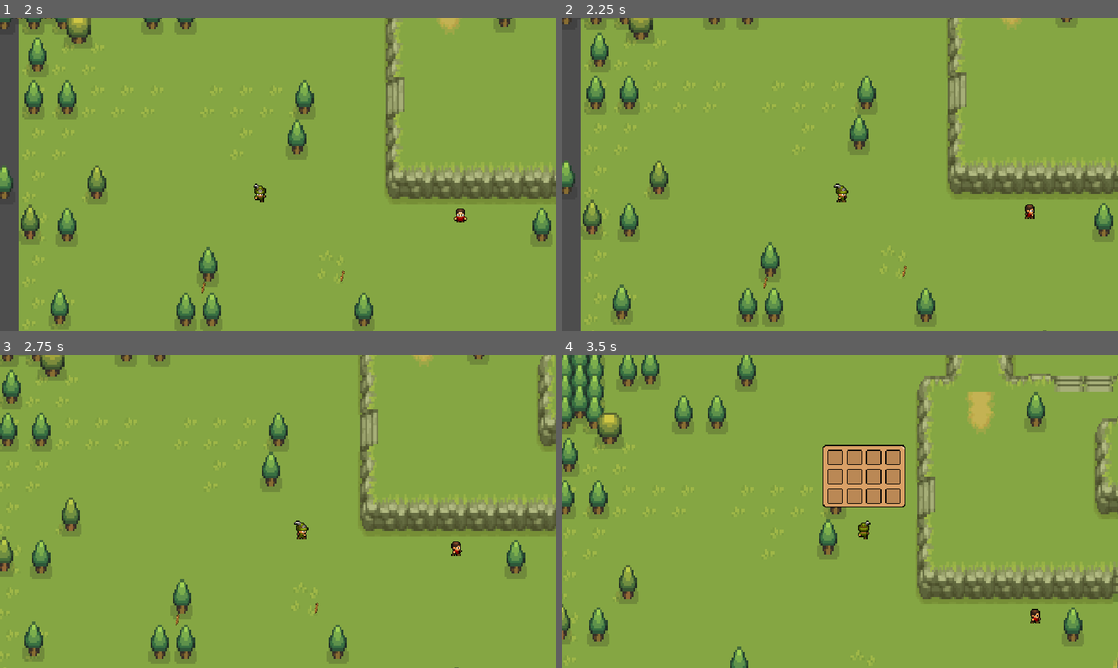
Above: before the commit, frames 1-4 (two rows, left to right).
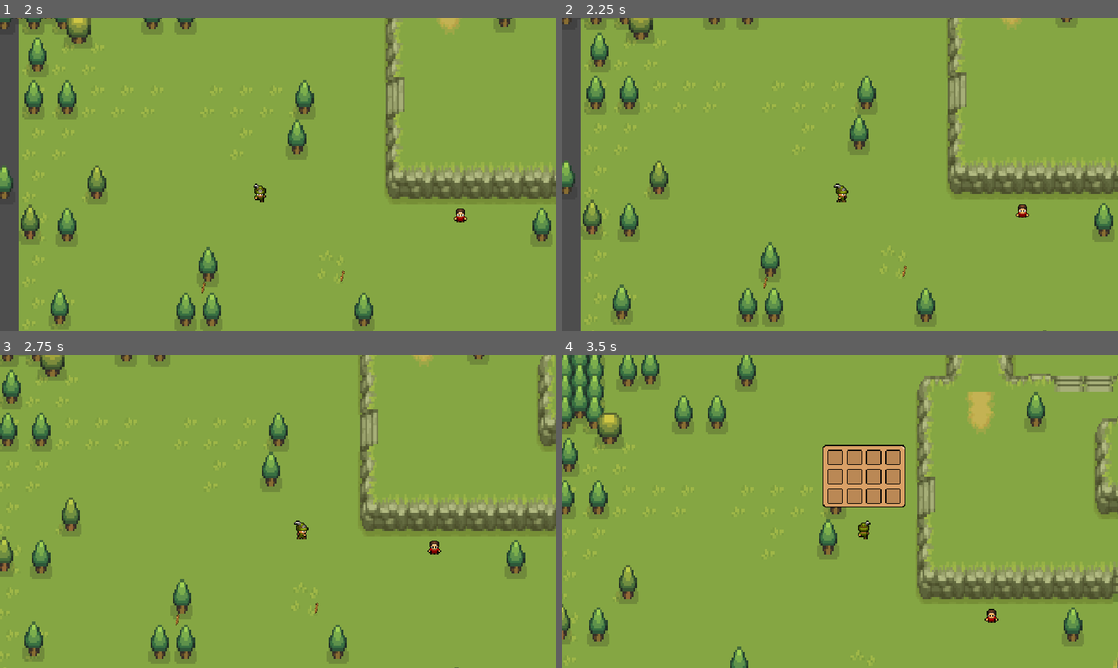
Above: after the commit, the same moments.

Repository: maryBauman/Survive
Game: Godot game, scene res://scenes/places/world.tscn
The game is run twice, just before and just after one commit, with the same random seed, the same clock (stepped at 60 frames per second) and the same inputs.
Inputs:
- Up to frame 1 (2 s): tap Enter at 0.5 s; hold D (right) 0.53-1.28 s; tap E (e) at 0.6 s; tap I (i) at 0.8, 1.35 s; hold S (down) from 1.28 s (still down); tap C (chat, bound only after the commit) at 1.55 s
- Up to frame 2 (2.25 s): release S (down) at 2.03 s; hold D (right) from 2.03 s (still down); tap C (chat, bound only after the commit) at 2.1 s
- Up to frame 3 (2.75 s): keep holding D (right); tap E (e) at 2.3 s
- Up to frame 4 (3.5 s): release D (right) at 2.78 s; hold W (up) from 2.78 s (still down); tap E (e) at 2.85 s; tap I (i) at 3.05 s

Frame 1 is identical in both runs. In frame 2, 0.1% of the frame differs, in the area x 81-85%, y 59-65%; in frame 3, 0.2%, in the area x 76-84%, y 59-65%; in frame 4, 0.2%.

Commit message:
npc can chat physically

Diff:
--- a/project.godot
+++ b/project.godot
@@ -55,6 +55,11 @@
 "events": [Object(InputEventKey,"resource_local_to_scene":false,"resource_name":"","device":-1,"window_id":0,"alt_pressed":false,"shift_pressed":false,"ctrl_pressed":false,"meta_pressed":false,"pressed":false,"keycode":0,"physical_keycode":73,"key_label":0,"unicode":105,"echo":false,"script":null)
 ]
 }
+chat={
+"deadzone": 0.5,
+"events": [Object(InputEventKey,"resource_local_to_scene":false,"resource_name":"","device":-1,"window_id":0,"alt_pressed":false,"shift_pressed":false,"ctrl_pressed":false,"meta_pressed":false,"pressed":false,"keycode":0,"physical_keycode":67,"key_label":0,"unicode":99,"echo":false,"script":null)
+]
+}
 
 [rendering]
 
--- a/scenes/npc.gd
+++ b/scenes/npc.gd
@@ -45,7 +45,14 @@
 				dir = choose([Vector2.RIGHT, Vector2.UP, Vector2.LEFT, Vector2.DOWN])
 			MOVE:
 				move(delta)
-		await $Timer.timeout
+		#shouldn't be needed but keeping as a comment just in case
+		#await $Timer.timeout
+		if Input.is_action_just_pressed("chat"):
+			print("chatting with npc")
+			is_roaming = false
+			is_chatting = true
+			#will stop the npc, even if they are in the middle of walking
+			$AnimatedSprite2D.play("idle")
 
 
 func choose(array):
@@ -73,4 +80,4 @@
 	#$Timer.wait_time=choose([5, 10, 15, 20, 30, 45])
 	$Timer.wait_time = (1)
 	cur_state = choose([IDLE, NEW_DIR, MOVE])
-	print("cur_state = ", cur_state)
+	print("npc cur_state = ", cur_state)
